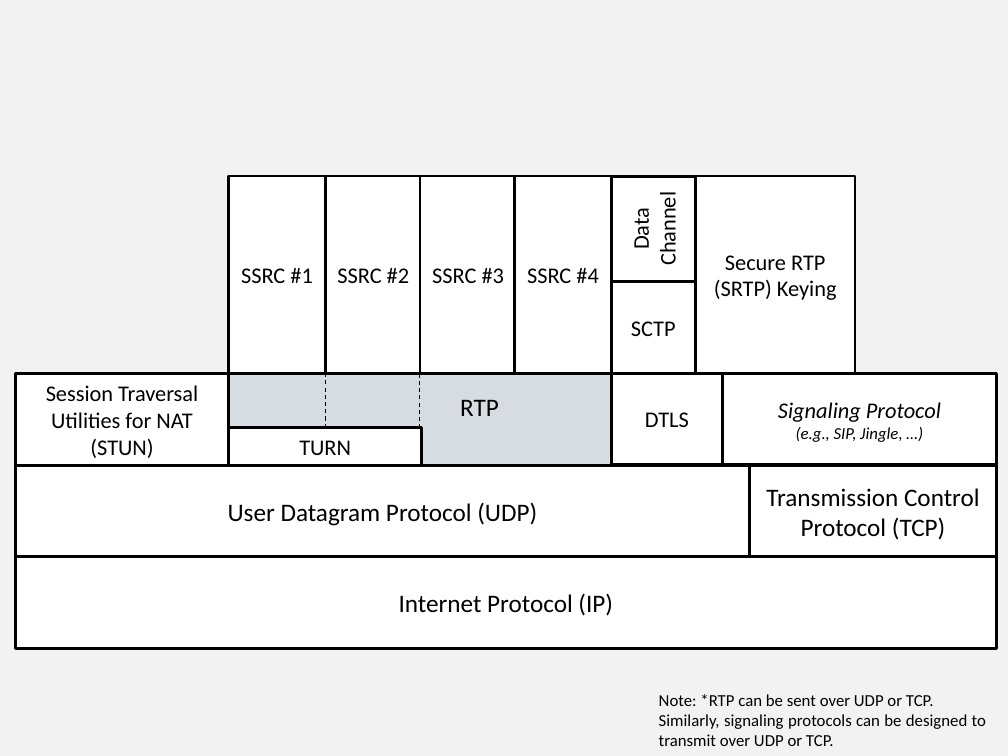
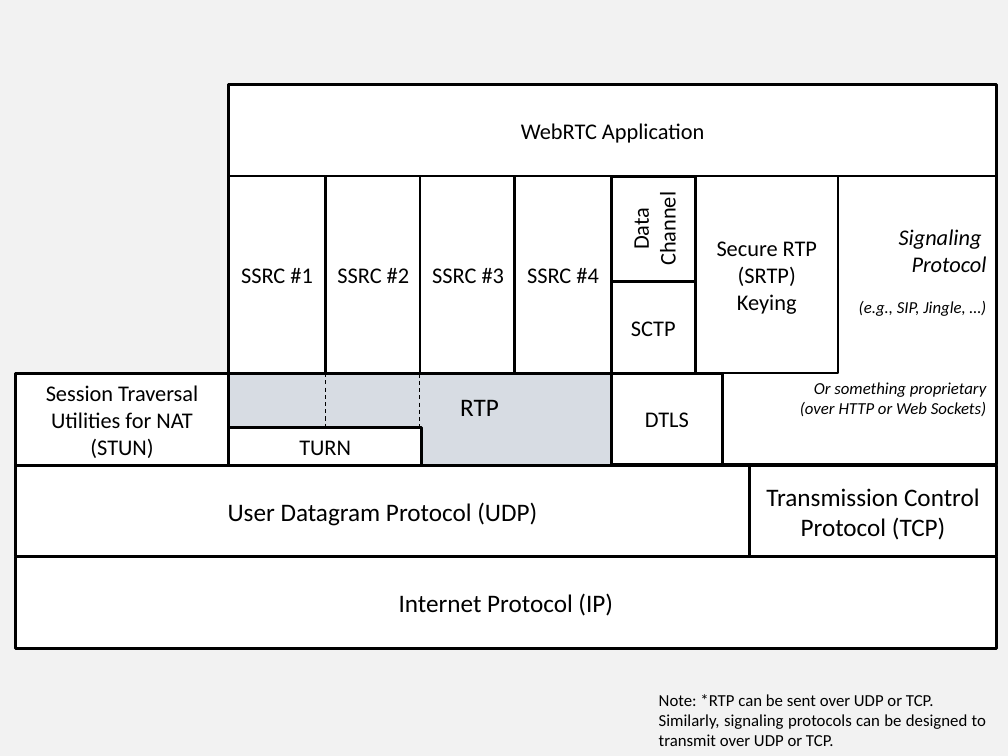
Before and after one commit to vr000m/PhD-thesis, a slide deck: slide 9 of graphs/source/chap5-src.pptx. Drawn at 1008x756 pixels with LibreOffice and Linux fonts; fonts in the diff are those of the drawing. Boxes give left, top, right and bottom in pixels: in the first picture for what was removed or moved away, otherwise in the second. Text is boxed around its words. In the diff, an @@ line names an element or a change of style, - is before the commit and + after.

Commit message:
updated blocks in ppt

```diff
--- a/graphs/source/chap5-src.pptx
+++ b/graphs/source/chap5-src.pptx
@@ rectangle added at (229, 85, 997, 176), fill #FFFFFF, outline #000000 2 pt, 16 pt, text #000000 @@
+WebRTC Application
@@ rectangle "Secure RTP (SRTP) Keying": place and size @@
-rectangle "Secure RTP (SRTP) Keying" at (696, 176, 855, 373)
+rectangle "Secure RTP (SRTP) Keying" at (696, 176, 839, 373)
@@ rectangle "Signaling": place and size @@
-rectangle "Signaling" at (723, 374, 997, 465)
+rectangle "Signaling" at (723, 176, 997, 465)
@@ text in rectangle at (899, 229, 987, 272): text changed @@
-Signaling Protocol
+Signaling
+Protocol
@@ text in rectangle at (859, 301, 965, 316): alignment centre to right @@
@@ text in rectangle at (800, 382, 987, 416): paragraphs added @@
+Or something proprietary
+(over HTTP or Web Sockets)
```
